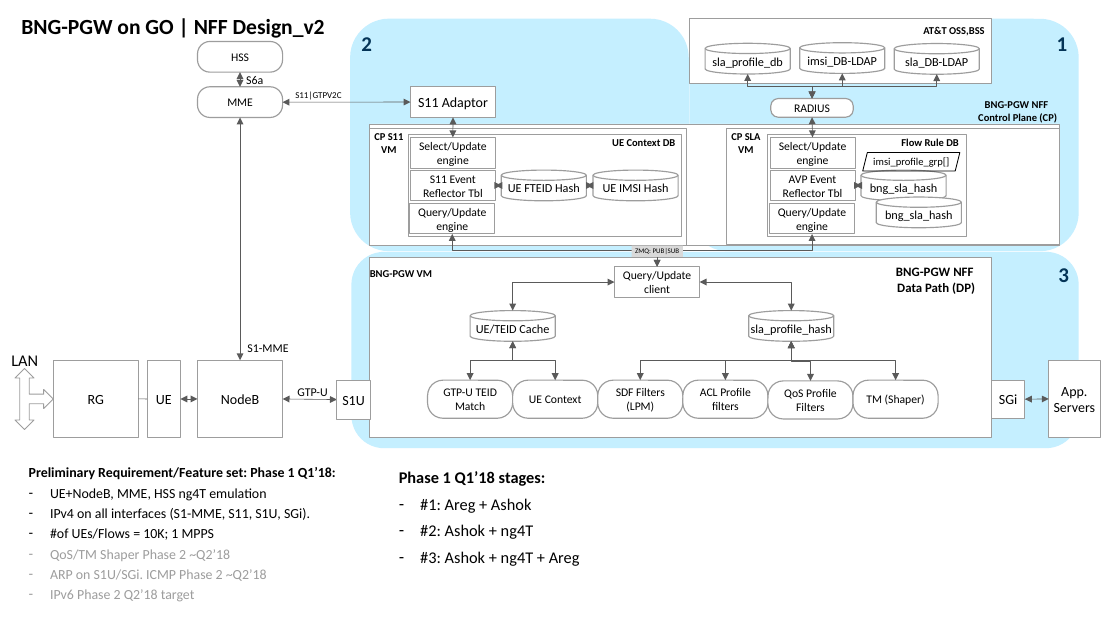
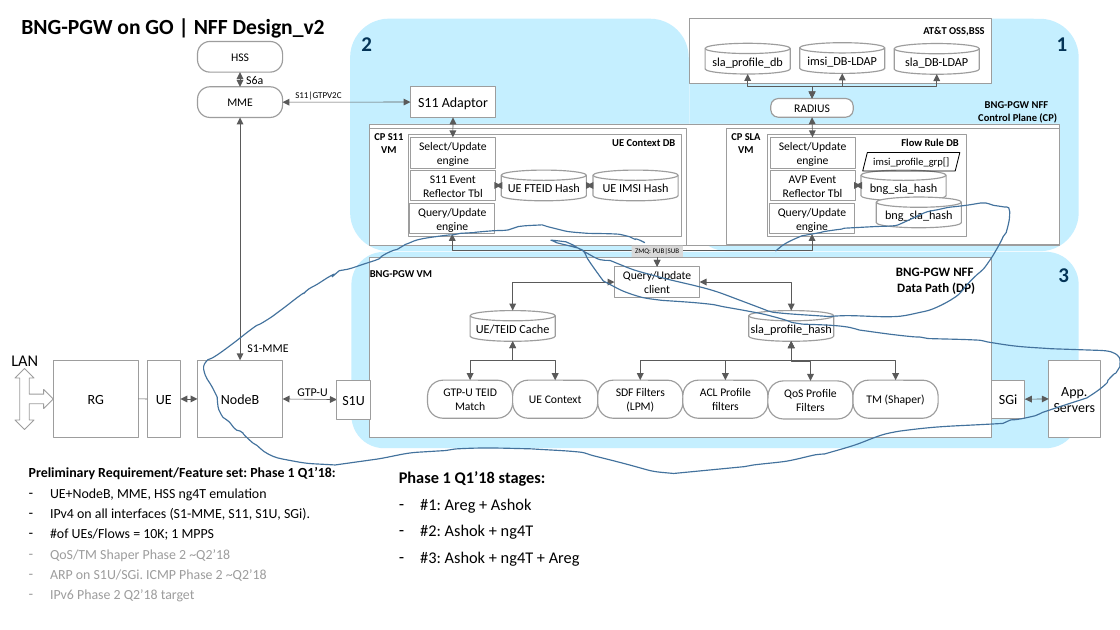
Before and after one commit to shuoranliu/nff-go, a slide deck: slide 8 of Fixed BNG PGW on GO over NFF.pptx (slide 5 before the commit). Drawn at 1120x630 pixels with LibreOffice and Linux fonts; fonts in the diff are those of the drawing. Boxes give left, top, right and bottom in pixels: in the first picture for what was removed or moved away, otherwise in the second. Text is boxed around its words. In the diff, an @@ line names an element or a change of style, - is before the commit and + after.

```diff
--- a/Fixed BNG PGW on GO over NFF.pptx
+++ b/Fixed BNG PGW on GO over NFF.pptx
@@ freeform shape added at (203, 202, 1120, 473), outline #43739E 1 pt @@
```
Also in this commit, not shown: 3 slides added.
